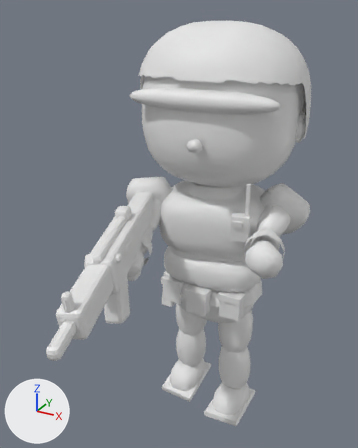
What one commit did to the glTF model models/merc_rifle.glb.
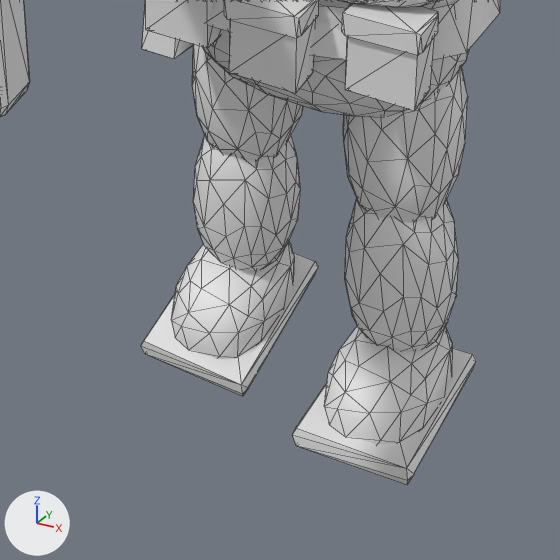
The first picture shows the older version from a camera (50 mm lens) standing at (0.697, -1.56, 1.518) and looking at (-0.014, -0.268, 0.872). The close-ups show the older and then the newer version on the part from 34% to 78% of the width and 65% to 100% of the height of that picture. Only the edits that show in the close-ups are written down. Arrows for +X, +Y and +Z are at lower left; the lights stay in place. The close-ups show mesh edges as thin lines. Where no turn or scale is listed for an object, it has been applied to the vertices. Vertices at exactly the same position are counted once.

The first close-up shows 'foot_L.charcoal.2', 'foot_L.dark.22', 'foot_R.charcoal.5', 'foot_R.dark.24', 'hips.olive.41', 'hips.olive.43', 'hips.tan.6', 'lower_leg_L.tan.1', 'lower_leg_R.tan.4', 'spine.charcoal.11', 'upper_leg_L.tan.0', 'upper_leg_R.tan.3' and 7 more.
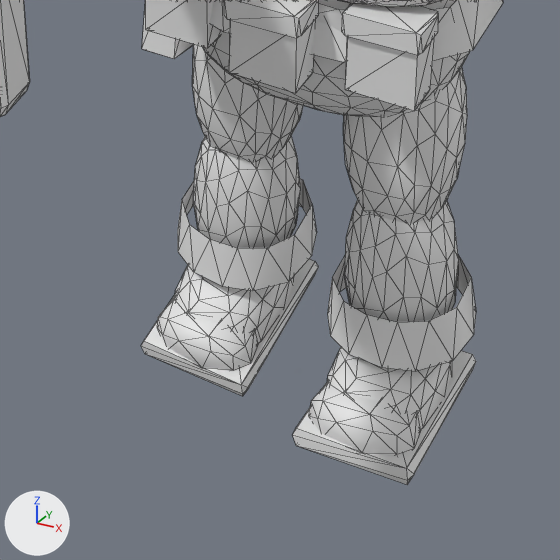
The change, as a list of edits to the scene's bpy script:
```text
Change me_part_059:
    remove me_part_059.from_pydata(...)  # 66 vertices, 128 faces; spans x -0.064..0.064, y -0.086..0.102, z -0.05..0.051
    add me_part_059.from_pydata(...)  # 92 vertices, 180 faces; spans x -0.063..0.064, y -0.086..0.103, z -0.05..0.051
    me_part_059 part 1
    21 vertices are removed from x -0.064..0.061, y -0.069..0.102, z -0.044..0.049
    97 faces are deleted
    4 vertices move from x -0.034..0.029, y -0.083..0.048, z -0.049..0.045 to x -0.033..0.025, y -0.084..0.047, z -0.047..0.047
    47 vertices are added at x -0.063..0.062, y -0.076..0.103, z -0.049..0.049
    149 new faces join them
Change me_part_058:
    remove me_part_058.from_pydata(...)  # 100 vertices, 196 faces; spans x -0.062..0.065, y -0.063..0.064, z -0.12..0.119
    add me_part_058.from_pydata(...)  # 140 vertices, 276 faces; spans x -0.063..0.064, y -0.063..0.063, z -0.12..0.119
    me_part_058 part 2
    33 vertices are removed from x -0.062..0.065, y -0.062..0.064, z -0.116..0.115
    151 faces are deleted
    6 vertices move from x -0.051..-0.001, y -0.043..0.017, z -0.117..0.105 to x -0.054..0.004, y -0.041..0.023, z -0.116..0.106
    73 vertices are added at x -0.063..0.064, y -0.062..0.063, z -0.117..0.117
    231 new faces join them
Change me_part_062:
    remove me_part_062.from_pydata(...)  # 66 vertices, 128 faces; spans x -0.064..0.062, y -0.08..0.1, z -0.056..0.057
    add me_part_062.from_pydata(...)  # 92 vertices, 180 faces; spans x -0.064..0.063, y -0.08..0.101, z -0.055..0.058
    me_part_062 part 3
    21 vertices are removed from x -0.064..0.061, y -0.063..0.1, z -0.056..0.056
    97 faces are deleted
    4 vertices move from x -0.031..0.027, y -0.079..0.037, z -0.053..0.057 to x -0.039..0.022, y -0.079..0.036, z -0.049..0.058
    47 vertices are added at x -0.064..0.063, y -0.074..0.101, z -0.055..0.058
    149 new faces join them
Change me_part_061:
    remove me_part_061.from_pydata(...)  # 100 vertices, 196 faces; spans x -0.065..0.063, y -0.064..0.066, z -0.12..0.12
    add me_part_061.from_pydata(...)  # 140 vertices, 276 faces; spans x -0.065..0.063, y -0.064..0.065, z -0.12..0.12
    me_part_061 part 4
    33 vertices are removed from x -0.058..0.063, y -0.064..0.066, z -0.114..0.115
    151 faces are deleted
    6 vertices move from x -0.056..0.008, y -0.052..0.025, z -0.112..0.108 to x -0.056..0.014, y -0.049..0.031, z -0.112..0.11
    73 vertices are added at x -0.061..0.062, y -0.064..0.065, z -0.116..0.117
    231 new faces join them
Add ob_lower_leg_r_tan_29:
    ob_lower_leg_r_tan_29 = bpy.data.objects.new('lower_leg_R.tan.29', me_part_163)  # 24 vertices, 24 faces; spans x -0.086..0.083, y -0.081..0.088, z -0.04..0.039; in mat_tan (white #e7e7e7)
    ob_lower_leg_r_tan_29.location = (-0.112, 0.021, 0.126)
Add ob_foot_r_charcoal_27:
    ob_foot_r_charcoal_27 = bpy.data.objects.new('foot_R.charcoal.27', me_part_161)  # 39 vertices, 74 faces; spans x -0.0638..0.0633, y -0.0396..0.0408, z -0.0378..0.0371; in mat_charcoal (white #e7e7e7)
    ob_foot_r_charcoal_27.location = (-0.118, -0.069, 0.014)
Add ob_lower_leg_l_tan_24:
    ob_lower_leg_l_tan_24 = bpy.data.objects.new('lower_leg_L.tan.24', me_part_158)  # 24 vertices, 24 faces; spans x -0.083..0.086, y -0.085..0.085, z -0.034..0.034; in mat_tan (white #e7e7e7)
    ob_lower_leg_l_tan_24.location = (0.112, -0.02, 0.126)
Add ob_foot_l_charcoal_22:
    ob_foot_l_charcoal_22 = bpy.data.objects.new('foot_L.charcoal.22', me_part_156)  # 39 vertices, 74 faces; spans x -0.0627..0.0642, y -0.0408..0.0398, z -0.0354..0.037; in mat_charcoal (white #e7e7e7)
    ob_foot_l_charcoal_22.location = (0.117, -0.126, 0.035)
```

Pixel boxes (x1, y1, x2, y2) of what changed, in the close-ups (560 x 560 px):
'lower_leg_L.tan.1', reshaped: before (345, 199, 459, 351); after (345, 199, 459, 322)
'lower_leg_R.tan.4', reshaped: before (193, 135, 301, 271); after (193, 137, 301, 248)
'foot_L.charcoal.2', reshaped: before (324, 326, 452, 444); after (327, 347, 452, 429)
'foot_R.charcoal.5', reshaped: before (171, 242, 294, 358); after (175, 265, 294, 343)
'lower_leg_L.tan.24', added: after (327, 255, 476, 371)
'lower_leg_R.tan.29', added: after (178, 178, 317, 291)
'foot_L.charcoal.22', added: after (309, 381, 421, 455)
'foot_R.charcoal.27', added: after (157, 297, 258, 371)
